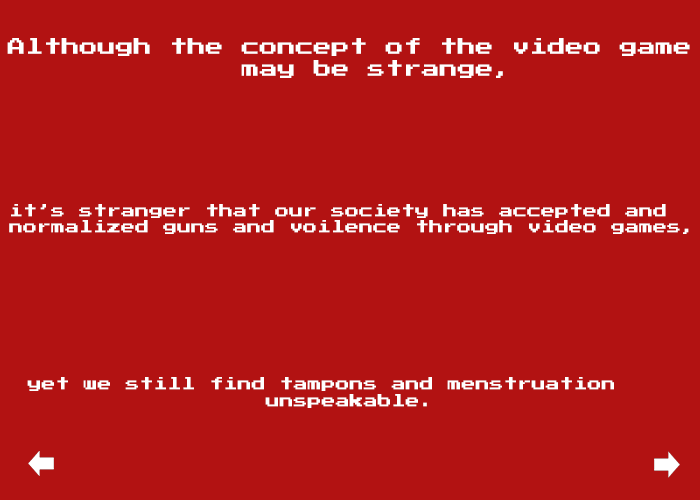
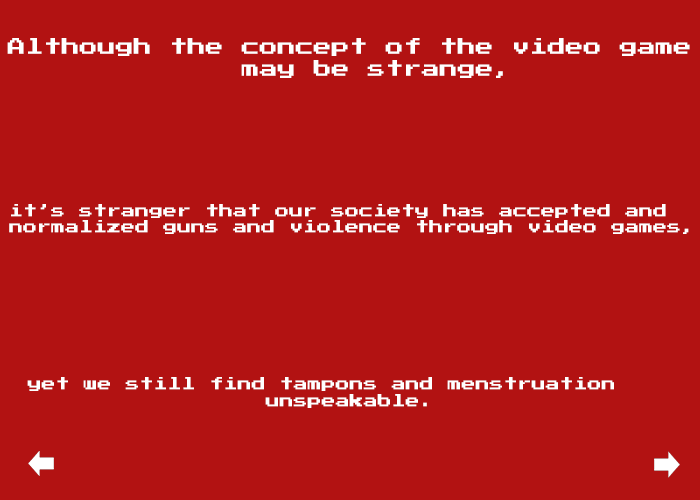
The second (700, 500) image is a revision of the first. Changes to its layers:
painted on "it’s stranger that our society has accepted and normalized guns" over (x1=303, y1=220, x2=330, y2=233)
